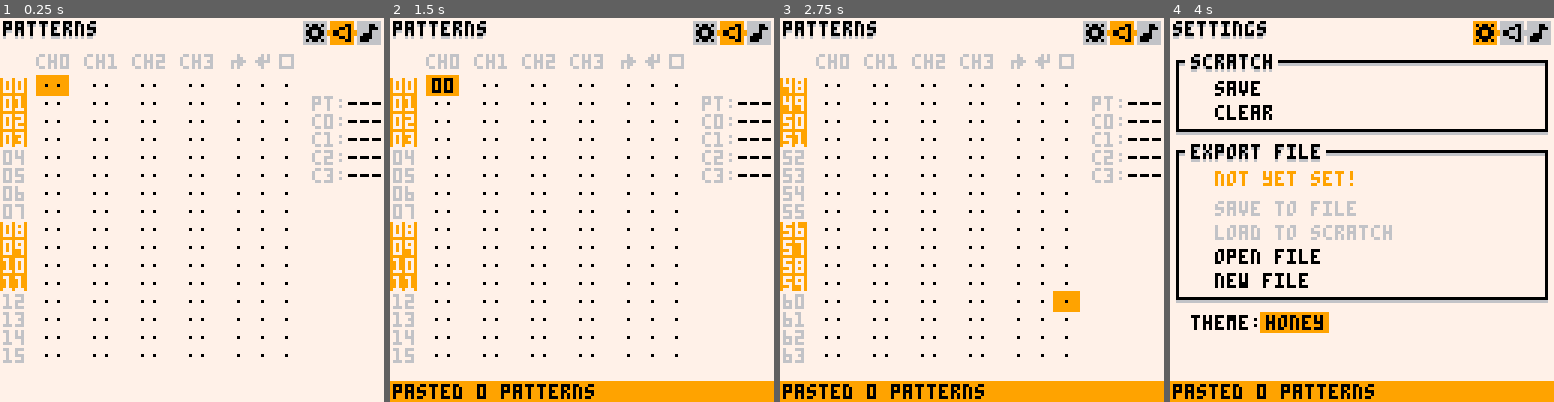
Above: before the commit, frames 1-4 (left to right).
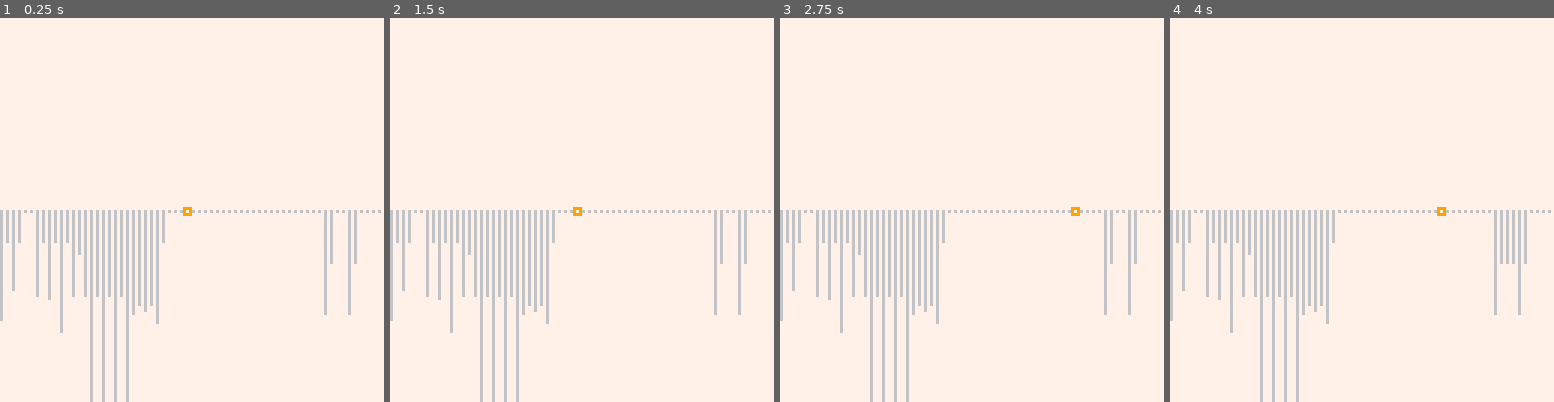
Above: after the commit, the same moments.

Repository: romainchapou/pico-sound-dj
Game: PICO-8 cartridge psdj.p8
The game is run twice, just before and just after one commit, with the same random seed, the same clock (stepped at 60 frames per second) and the same inputs.
Inputs:
- Up to frame 1 (0.25 s): no input
- Up to frame 2 (1.5 s): tap X (X key) at 0.33, 1.07 s; tap O (Z key) at 0.7 s
- Up to frame 3 (2.75 s): hold Right 1.6-2.1 s; hold P2 Left 1.6-2.1 s; tap O (Z key) at 1.7, 2.1, 2.5 s; tap X (X key) at 1.85 s; hold Up 2.15-2.42 s; hold P2 Down 2.15-2.42 s; hold Right from 2.47 s (still down); hold P2 Left from 2.47 s (still down)
- Up to frame 4 (4 s): tap O (Z key) at 2.9, 3.3, 3.7 s; tap X (X key) at 2.97 s; release Right at 3.03 s; release P2 Left at 3.03 s; hold Left 3.08-3.58 s; hold P2 Right 3.08-3.58 s; hold Down 3.63-3.97 s; hold P2 Up 3.63-3.97 s

The runs differ from the first frame. In frame 1, 13% of the frame differs, in the area x 0-100%, y 0-100%; in frame 2, 18%; in frame 3, 18%; in frame 4, 24%.

Commit message:
wip waveform editor

Diff:
--- a/main.lua
+++ b/main.lua
@@ -20,6 +20,8 @@
   settings_pane:init()
   pattern_editor:init()
   sfx_editor:init(0)
+
+  waveform_editor:init()
 end
 
 -- dir : -1 for left, +1 for right
@@ -34,60 +36,64 @@
 end
 
 function _update60()
-  -- disable the default behaviour of the start button (which is to bring up
-  -- the pause menu) so we can use it for playback launch
-  poke(0x5f30, 1)
+  waveform_editor:update()
 
-  -- debug
-  if btnp(0, 1) then T -= 1 end
-  if btnp(1, 1) then T += 1 end
-
-  -- pane movement animation
-  if prev_pane_i then
-    prev_pane_dist *= 0.4
-    if abs(prev_pane_dist) < 1 then
-      prev_pane_dist = 0
-      prev_pane_i = nil
-    end
-  end
-
-  local current_pane = panes[current_pane_i]
-
-  current_pane:update()
-
-  if current_pane.post_udpate ~= nil then
-    current_pane:post_udpate()
-  end
-
-  message_panel:update()
-
-  key_handler:update() -- should be done last
+  -- -- disable the default behaviour of the start button (which is to bring up
+  -- -- the pause menu) so we can use it for playback launch
+  -- poke(0x5f30, 1)
+  --
+  -- -- debug
+  -- if btnp(0, 1) then T -= 1 end
+  -- if btnp(1, 1) then T += 1 end
+  --
+  -- -- pane movement animation
+  -- if prev_pane_i then
+  --   prev_pane_dist *= 0.4
+  --   if abs(prev_pane_dist) < 1 then
+  --     prev_pane_dist = 0
+  --     prev_pane_i = nil
+  --   end
+  -- end
+  --
+  -- local current_pane = panes[current_pane_i]
+  --
+  -- current_pane:update()
+  --
+  -- if current_pane.post_udpate ~= nil then
+  --   current_pane:post_udpate()
+  -- end
+  --
+  -- message_panel:update()
+  --
+  -- key_handler:update() -- should be done last
 end
 
 function _draw()
   cls(7)
 
-  if prev_pane_i then
-    camera(prev_pane_dist > 0 and 128 - prev_pane_dist or -128-prev_pane_dist, 0)
-    panes[prev_pane_i]:draw()
-    camera(-prev_pane_dist, 0)
-  end
+  waveform_editor:draw()
 
-  panes[current_pane_i]:draw()
-
-  camera()
-
-  -- mini map draw
-  for i=1,3 do
-    local x = 86 + i*9+6
-
-    if i < 3 then
-      line(x+8, 4, x+8, 5, is_in_range(current_pane_i, i, i+1) and 9 or 6)
-    end
-
-    rectfill(x, 1, x+7, 8, i == current_pane_i and 9 or 6)
-    spr(16+i, x, 1)
-  end
+  -- if prev_pane_i then
+  --   camera(prev_pane_dist > 0 and 128 - prev_pane_dist or -128-prev_pane_dist, 0)
+  --   panes[prev_pane_i]:draw()
+  --   camera(-prev_pane_dist, 0)
+  -- end
+  --
+  -- panes[current_pane_i]:draw()
+  --
+  -- camera()
+  --
+  -- -- mini map draw
+  -- for i=1,3 do
+  --   local x = 86 + i*9+6
+  --
+  --   if i < 3 then
+  --     line(x+8, 4, x+8, 5, is_in_range(current_pane_i, i, i+1) and 9 or 6)
+  --   end
+  --
+  --   rectfill(x, 1, x+7, 8, i == current_pane_i and 9 or 6)
+  --   spr(16+i, x, 1)
+  -- end
 
   message_panel:draw()
 
--- a/psdj.p8
+++ b/psdj.p8
@@ -17,6 +17,7 @@
 
 #include settings_pane.lua
 #include pattern_editor.lua
+#include waveform_editor.lua
 #include sfx_editor.lua
 
 #include key_handler.lua
--- /dev/null
+++ b/waveform_editor.lua
@@ -0,0 +1,73 @@
+waveform_editor = class:new {
+  init = function(_ENV)
+    values = {}
+
+    for i=1,64 do
+      local v = peek(0x3200 + i-1)
+      v = v > 128 and v - 255 or v
+      add(values, v)
+    end
+
+    cur_col = 32
+
+    do_bass = false
+
+    menuitem(1, "save to cart", function()
+      local sfx_id = 0 -- TODO
+      local sfxaddr = 0x3200 + 68*sfx_id
+
+      for i=1,64 do
+        local v = values[i]
+        v = v < 0 and v + 255 or v
+        poke(sfxaddr, v)
+        sfxaddr += 1
+      end
+
+      -- set the bass
+      local v = peek(0x3241)
+      -- v &= 0b11111110
+      -- v += bool_to_num(do_bass)
+      poke(0x3241, v)
+
+      -- activate as waveform instrument
+      local v = peek(0x3242)
+      v &= 0b01111111
+      v += 128
+      poke(0x3242, v)
+
+      cstore(0x3100, 0x3100, 0x1200)
+    end)
+  end,
+
+  update = function(_ENV)
+    local id_to_change = mid(1, cur_col + nudge(), 64)
+
+    if btn(5) then
+      values[id_to_change] = mid(-128, values[cur_col] + nudge(true), 127)
+    end
+
+    cur_col = id_to_change
+  end,
+
+  draw = function(_ENV)
+    for i=1,64 do
+      local xpos = 2*(i-1)
+      line(xpos, 64, xpos, 64+values[i], i == cur_col and 9 or 6)
+    end
+
+    local v = values[cur_col]
+
+    local cur_x_pos, cur_y_pos = 2*(cur_col-1), 64+v
+    rect(cur_x_pos-1, cur_y_pos-1, cur_x_pos+1, cur_y_pos+1, 9)
+    pset(cur_x_pos, cur_y_pos, 7)
+
+    local print_str = tostr(v)
+
+    if abs(v) > 64 then
+      local px, py = cur_x_pos - #print_str*2+1, v <= 0 and 67 or 58
+      px = mid(0, px, 129 - #print_str*4)
+      rectfill(px-1, py-1, px + #print_str*4 - 1, py+5, 7)
+      print(v, px, py, 9)
+    end
+  end
+}
Not shown, changed: todos.md
